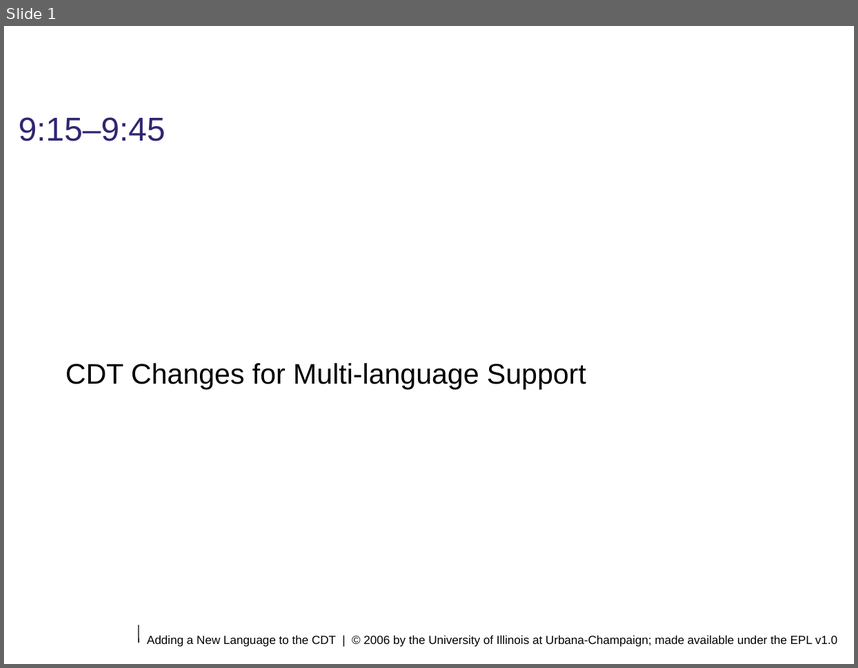
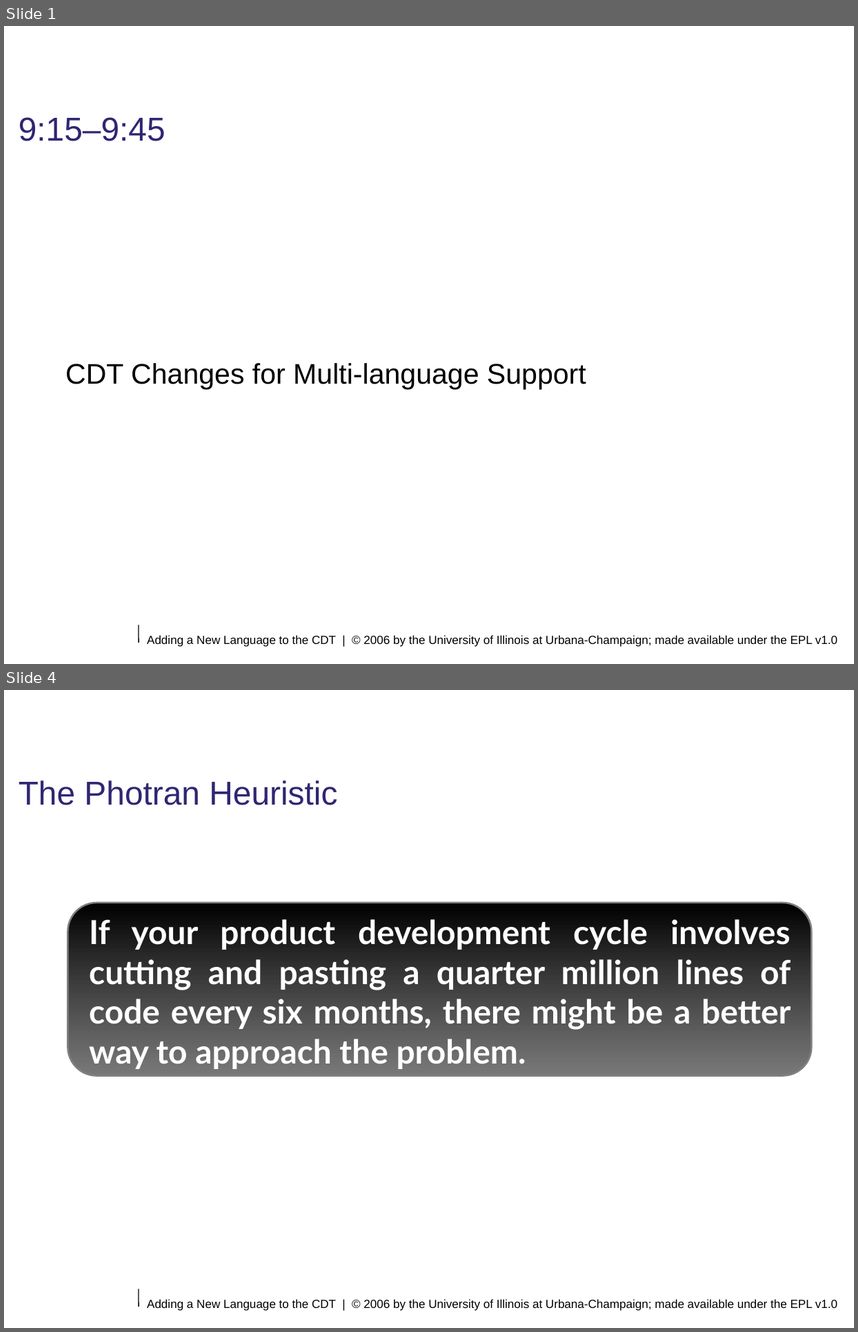
Before and after one commit to eclipse-ptp/ptp.photran, a slide deck: org.eclipse.photran-dev-docs/eclipsecon-2006/cdt-changes-for-multilanguage-support.odp. Shown one above the other, each under a label of ours: slide 1 before the commit, slides 1 and 4 after it; the slides between them are not shown. The pictures are 858x668 and 858x1332 pixels, drawn with LibreOffice and Linux fonts; fonts in the diff are those of the drawing; background and template pictures are left out. Boxes give left, top, right and bottom in pixels: in the first picture for what was removed or moved away, otherwise in the second. Text is boxed around its words. In the diff, an @@ line names an element or a change of style, - is before the commit and + after.

```diff
--- a/org.eclipse.photran-dev-docs/eclipsecon-2006/cdt-changes-for-multilanguage-support.odp
+++ b/org.eclipse.photran-dev-docs/eclipsecon-2006/cdt-changes-for-multilanguage-support.odp
@@ slide 4 added at (x1=4, y1=690, x2=854, y2=1328), background #FFFFFF; not listed: 2 template elements that a slide beside it also shows @@
@@ title added at (x1=18, y1=780, x2=337, y2=805), 28 pt, text #2F2672 @@
+The Photran Heuristic
@@ rounded rectangle added at (x1=67, y1=903, x2=811, y2=1075), fill gradient #000000 to #4C4C4C, outline #808080 1.45 pt @@
@@ text added at (x1=89, y1=919, x2=791, y2=1069), 28 pt, text #FFFFFF, bold @@
+If your product development cycle involves cutting and pasting a quarter million lines of code every six months, there might be a better way to approach the problem.
```
Also in this commit, not shown: 20 other slides added.
